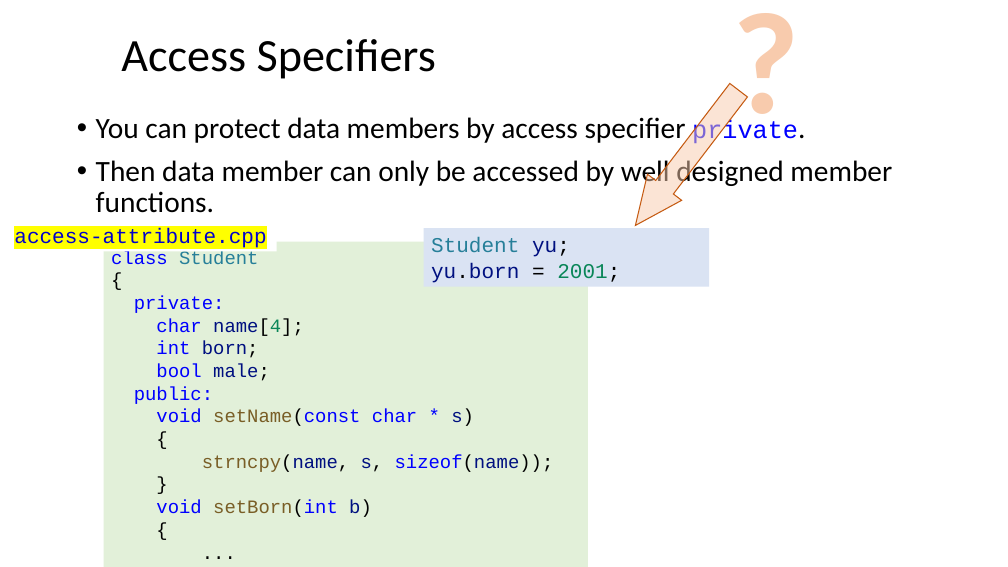
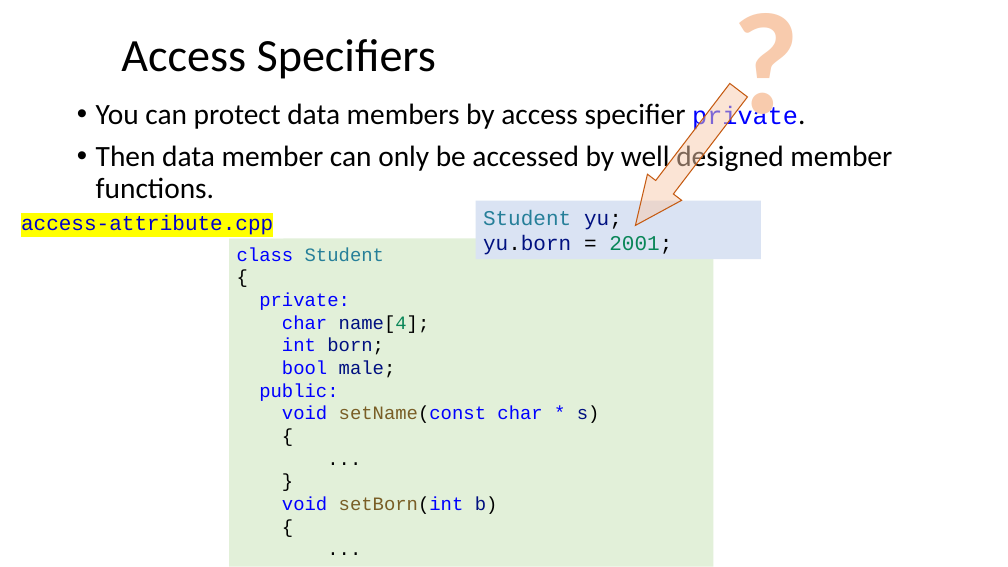
Before and after one commit to ShiqiYu/CPP, a slide deck: slide 5 of week09/Lecture09.pptx. Drawn at 1008x567 pixels with LibreOffice and Linux fonts; fonts in the diff are those of the drawing; background and template pictures are left out. Boxes give left, top, right and bottom in pixels: in the first picture for what was removed or moved away, otherwise in the second. Text is boxed around its words. In the diff, an @@ line names an element or a change of style, - is before the commit and + after.

```diff
--- a/week09/Lecture09.pptx
+++ b/week09/Lecture09.pptx
@@ text "You can protect data members ...": place and size @@
-text "You can protect data members ..." at <box>96,117,892,213</box>
+text "You can protect data members ..." at <box>96,103,892,199</box>
@@ rectangle "access-attribute.cpp": place and size @@
-rectangle "access-attribute.cpp" at <box>7,219,277,252</box>
+rectangle "access-attribute.cpp" at <box>14,206,284,239</box>
@@ rectangle "Student yu;": place and size @@
-rectangle "Student yu;" at <box>423,228,709,287</box>
+rectangle "Student yu;" at <box>476,200,761,259</box>
@@ rectangle "class Student": place and size @@
-rectangle "class Student" at <box>104,242,588,567</box>
+rectangle "class Student" at <box>229,238,713,566</box>
@@ text in rectangle at <box>202,455,554,472</box>: text changed; text colour #001080 to #000000 @@
-strncpy(name, s, sizeof(name));
+...
```
Also in this commit, not shown: 4 other slides changed, 11 other files.
